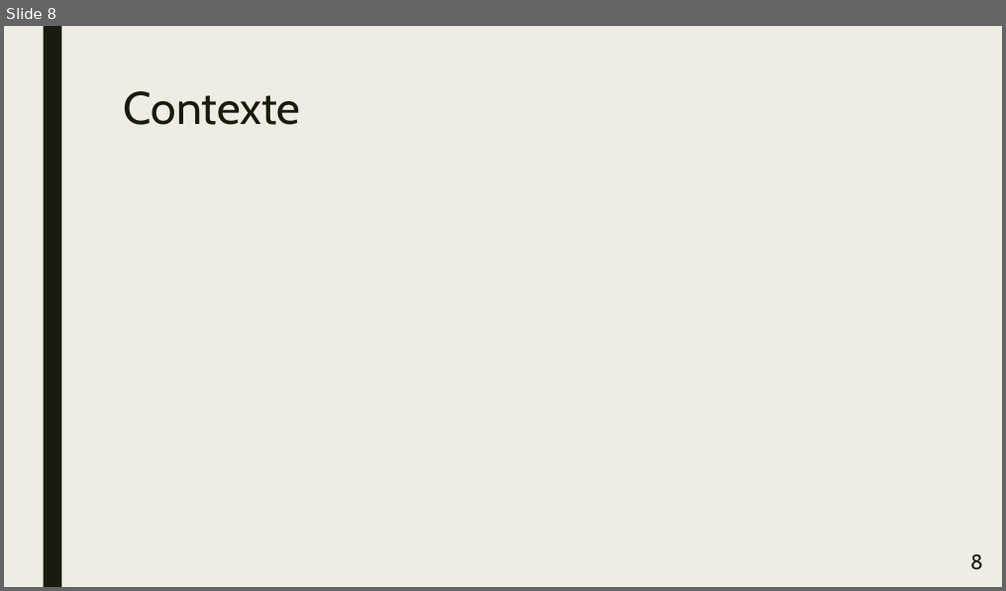
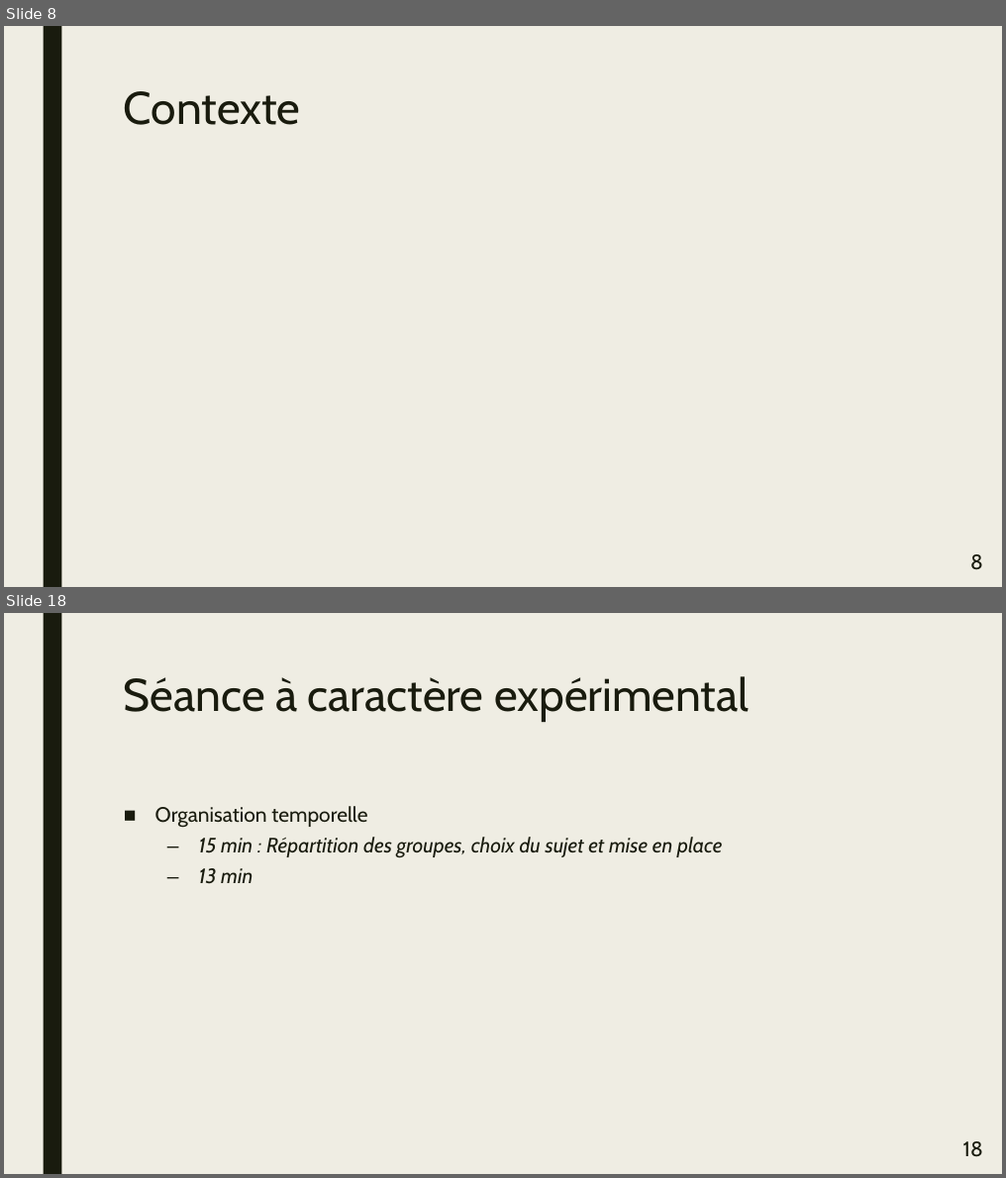
Before and after one commit to CyberJulien/Agreg_Meca, a slide deck: fichiers/presentation/PresSpe.pptx. Shown one above the other, each under a label of ours: slide 8 before the commit, slides 8 and 18 after it; the slides between them are not shown. The pictures are 1006x591 and 1006x1178 pixels, drawn with LibreOffice and Linux fonts; fonts in the diff are those of the drawing. Boxes give left, top, right and bottom in pixels: in the first picture for what was removed or moved away, otherwise in the second. Text is boxed around its words. In the diff, an @@ line names an element or a change of style, - is before the commit and + after.

```diff
--- a/fichiers/presentation/PresSpe.pptx
+++ b/fichiers/presentation/PresSpe.pptx
@@ slide 18 added at <box>4,613,1002,1174</box>, background #EFEDE3; not listed: 1 template element that a slide beside it also shows @@
@@ title added at <box>124,676,749,722</box>, 44 pt, text #191B0E @@
+Séance à caractère expérimental
@@ text added at <box>155,806,722,884</box>, 20 pt, text #191B0E, italic @@
+■ Organisation temporelle
+  – 15 min : Répartition des groupes, choix du sujet et mise en place
+  – 13 min
@@ page number added at <box>963,1142,983,1157</box>, 20 pt, text #191B0E @@
+18
```
Also in this commit, not shown: 2 slides changed, 10 other slides added, 3 other files.
